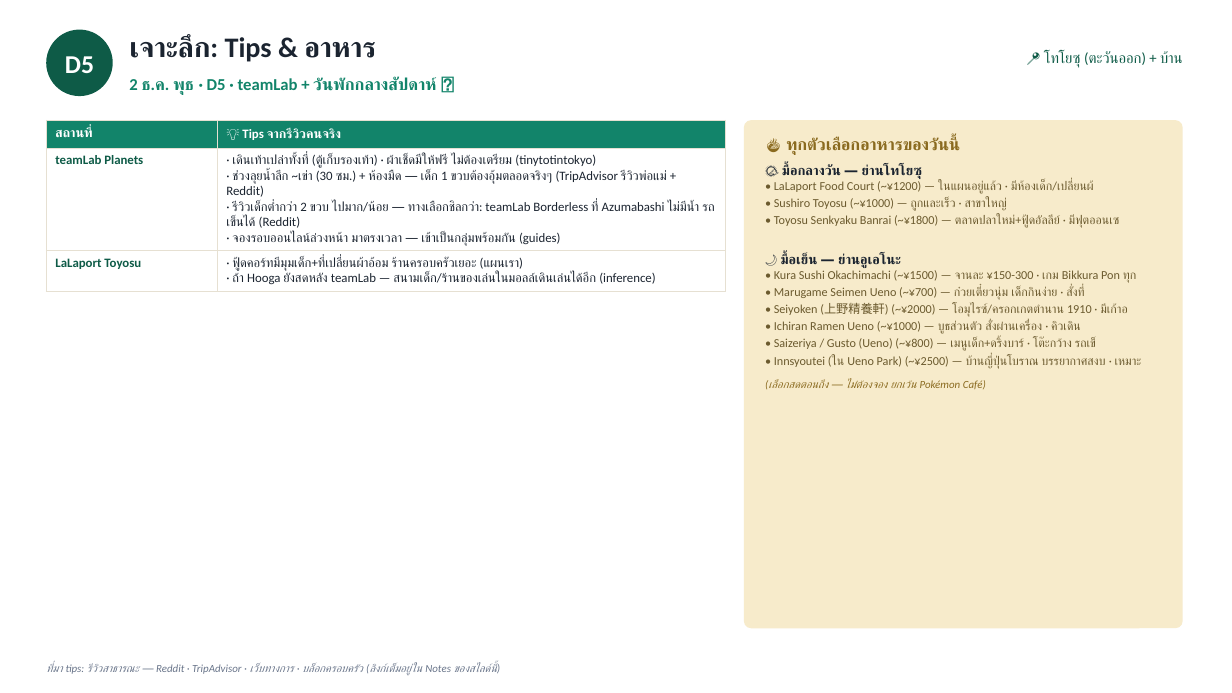
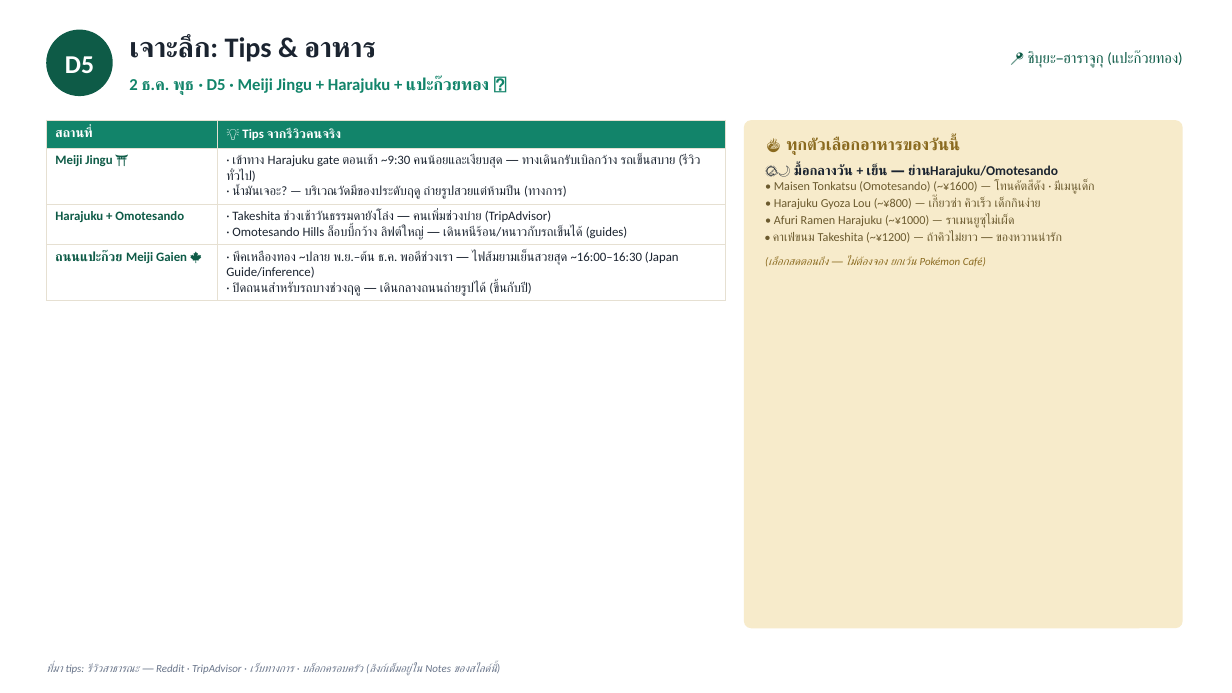
Before and after one commit to aphiwatgo5/tokyo-trip-planner, a slide deck: slide 12 of Tokyo_Trip_Plan_2026.pptx. Drawn at 1232x693 pixels with LibreOffice and Linux fonts; fonts in the diff are those of the drawing. Boxes give left, top, right and bottom in pixels: in the first picture for what was removed or moved away, otherwise in the second. Text is boxed around its words. In the diff, an @@ line names an element or a change of style, - is before the commit and + after.

```diff
--- a/Tokyo_Trip_Plan_2026.pptx
+++ b/Tokyo_Trip_Plan_2026.pptx
@@ text at box(1028, 50, 1182, 68): text changed @@
-📍 โทโยซุ (ตะวันออก) + บ้าน
+📍 ชิบุยะ–ฮาราจูกุ (แปะก๊วยทอง)
@@ text at box(129, 78, 489, 95): text changed @@
-2 ธ.ค. พุธ · D5 · teamLab + วันพักกลางสัปดาห์ 🎨
+2 ธ.ค. พุธ · D5 · Meiji Jingu + Harajuku + แปะก๊วยทอง 🍁
@@ table at box(46, 120, 726, 300) @@
-row 2: teamLab Planets | · เดินเท้าเปล่าทั้งที่ (ตู้เก็บรองเท้า) · ผ้าเช็ดมีให้ฟรี ไม่ต้องเตรียม (tinytotintokyo) / · ช่วงลุยน้ำลึก ~เข่า (30 ซม.) + ห้องมืด — เด็ก 1 ขวบต้องอุ้มตลอดจริงๆ (TripAdvisor รีวิวพ่อแม่ + Reddit) / · รีวิวเด็กต่ำกว่า 2 ขวบ ไปมาก/น้อย — ทางเลือกชิลกว่า: teamLab Borderless ที่ Azumabashi ไม่มีน้ำ รถเข็นได้ (Reddit) / · จองรอบออนไลน์ล่วงหน้า มาตรงเวลา — เข้าเป็นกลุ่มพร้อมกัน (guides)
-row 3: LaLaport Toyosu | · ฟู้ดคอร์ทมีมุมเด็ก+ที่เปลี่ยนผ้าอ้อม ร้านครอบครัวเยอะ (แผนเรา) / · ถ้า Hooga ยังสดหลัง teamLab — สนามเด็ก/ร้านของเล่นในมอลล์เดินเล่นได้อีก (inference)
+row 2: Meiji Jingu ⛩ | · เข้าทาง Harajuku gate ตอนเช้า ~9:30 คนน้อยและเงียบสุด — ทางเดินกรับเบิลกว้าง รถเข็นสบาย (รีวิวทั่วไป) / · น้ำมันเจอะ? — บริเวณวัดมีของประดับฤดู ถ่ายรูปสวยแต่ห้ามปีน (ทางการ)
+row 3: Harajuku + Omotesando | · Takeshita ช่วงเช้าวันธรรมดายังโล่ง — คนเพิ่มช่วงบ่าย (TripAdvisor) / · Omotesando Hills ล็อบบี้กว้าง ลิฟต์ใหญ่ — เดินหนีร้อน/หนาวกับรถเข็นได้ (guides)
+row 4: ถนนแปะก๊วย Meiji Gaien 🍁 | · พีคเหลืองทอง ~ปลาย พ.ย.–ต้น ธ.ค. พอดีช่วงเรา — ไฟส้มยามเย็นสวยสุด ~16:00–16:30 (Japan Guide/inference) / · ปิดถนนสำหรับรถบางช่วงฤดู — เดินกลางถนนถ่ายรูปได้ (ขึ้นกับปี)
@@ text at box(773, 164, 1094, 243): text changed @@
-🌤 มื้อกลางวัน — ย่านโทโยซุ
-• LaLaport Food Court (~¥1200) — ในแผนอยู่แล้ว · มีห้องเด็ก/เปลี่ยนผ้
-• Sushiro Toyosu (~¥1000) — ถูกและเร็ว · สาขาใหญ่
-• Toyosu Senkyaku Banrai (~¥1800) — ตลาดปลาใหม่+ฟู้ดอัลลีย์ · มีฟุตออนเซ
-🌙 มื้อเย็น — ย่านอูเอโนะ
-• Kura Sushi Okachimachi (~¥1500) — จานละ ¥150-300 · เกม Bikkura Pon ทุก
-• Marugame Seimen Ueno (~¥700) — ก๋วยเตี๋ยวนุ่ม เด็กกินง่าย · สั่งที่
-• Seiyoken (上野精養軒) (~¥2000) — โอมุไรซ์/ครอกเกตตำนาน 1910 · มีเก้าอ
-• Ichiran Ramen Ueno (~¥1000) — บูธส่วนตัว สั่งผ่านเครื่อง · คิวเดิน
-• Saizeriya / Gusto (Ueno) (~¥800) — เมนูเด็ก+ดริ้งบาร์ · โต๊ะกว้าง รถเข็
-• Innsyoutei (ใน Ueno Park) (~¥2500) — บ้านญี่ปุ่นโบราณ บรรยากาศสงบ · เหมาะ
+🌤🌙 มื้อกลางวัน + เย็น — ย่านHarajuku/Omotesando
+• Maisen Tonkatsu (Omotesando) (~¥1600) — โทนคัตสึดัง · มีเมนูเด็ก
+• Harajuku Gyoza Lou (~¥800) — เกี๊ยวซ่า คิวเร็ว เด็กกินง่าย
+• Afuri Ramen Harajuku (~¥1000) — ราเมนยูซุไม่เผ็ด
+• คาเฟ่ขนม Takeshita (~¥1200) — ถ้าคิวไม่ยาว — ของหวานน่ารัก
```
Also in this commit, not shown: 18 other slides changed, 27 other files.
